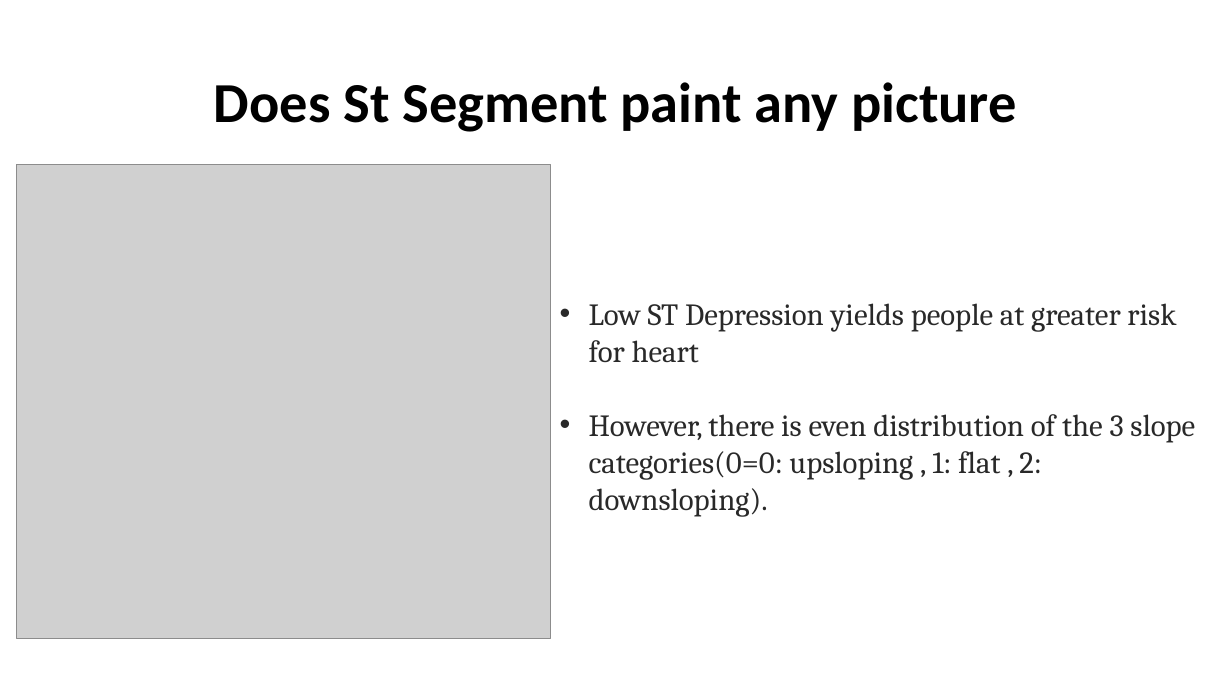
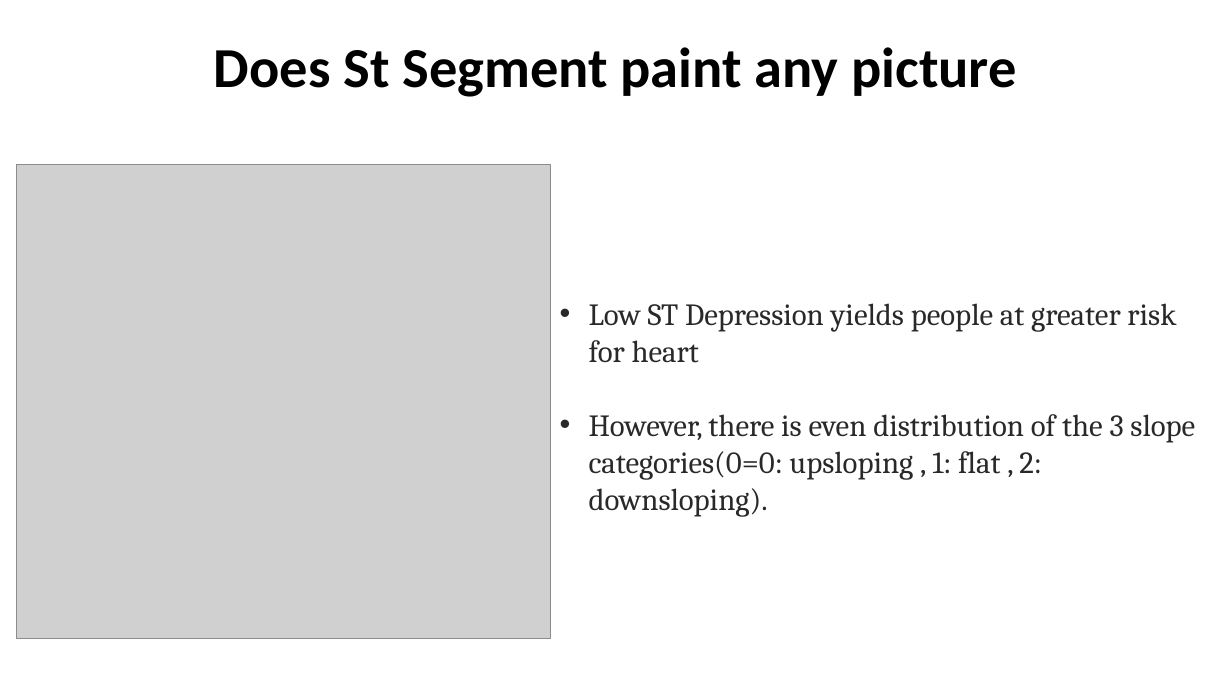
Before and after one commit to pzogcoder/Capstone-2, a slide deck: slide 14 of Capstone 3_Presentatoon_101721.pptm. Drawn at 1232x693 pixels with LibreOffice and Linux fonts; fonts in the diff are those of the drawing; grey boxes stand for pictures. Boxes give left, top, right and bottom in pixels: in the first picture for what was removed or moved away, otherwise in the second. Text is boxed around its words. In the diff, an @@ line names an element or a change of style, - is before the commit and + after.

```diff
--- a/Capstone 3_Presentatoon_101721.pptm
+++ b/Capstone 3_Presentatoon_101721.pptm
@@ title "Does St Segment paint any ...": place and size @@
-title "Does St Segment paint any ..." at [214,82,1016,132]
+title "Does St Segment paint any ..." at [214,47,1016,97]
```
Also in this commit, not shown: 3 other slides changed, 2 slides added.
